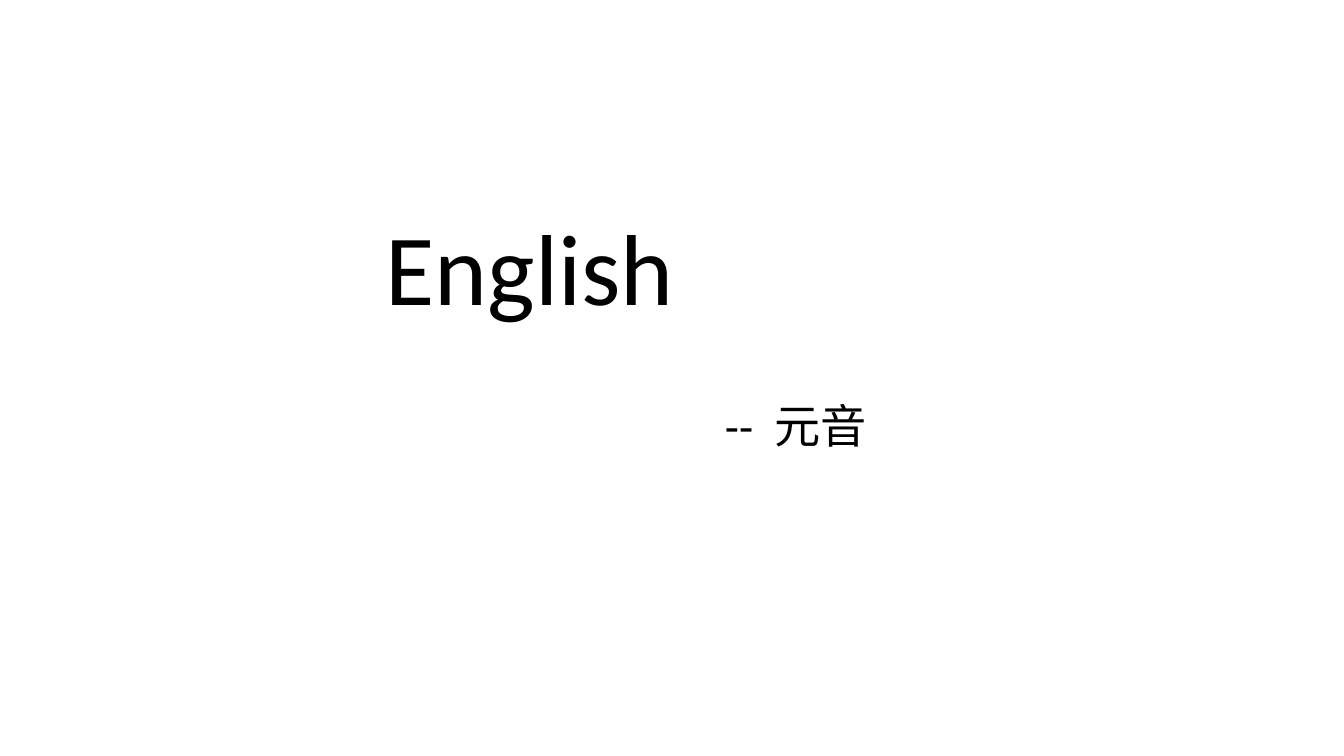
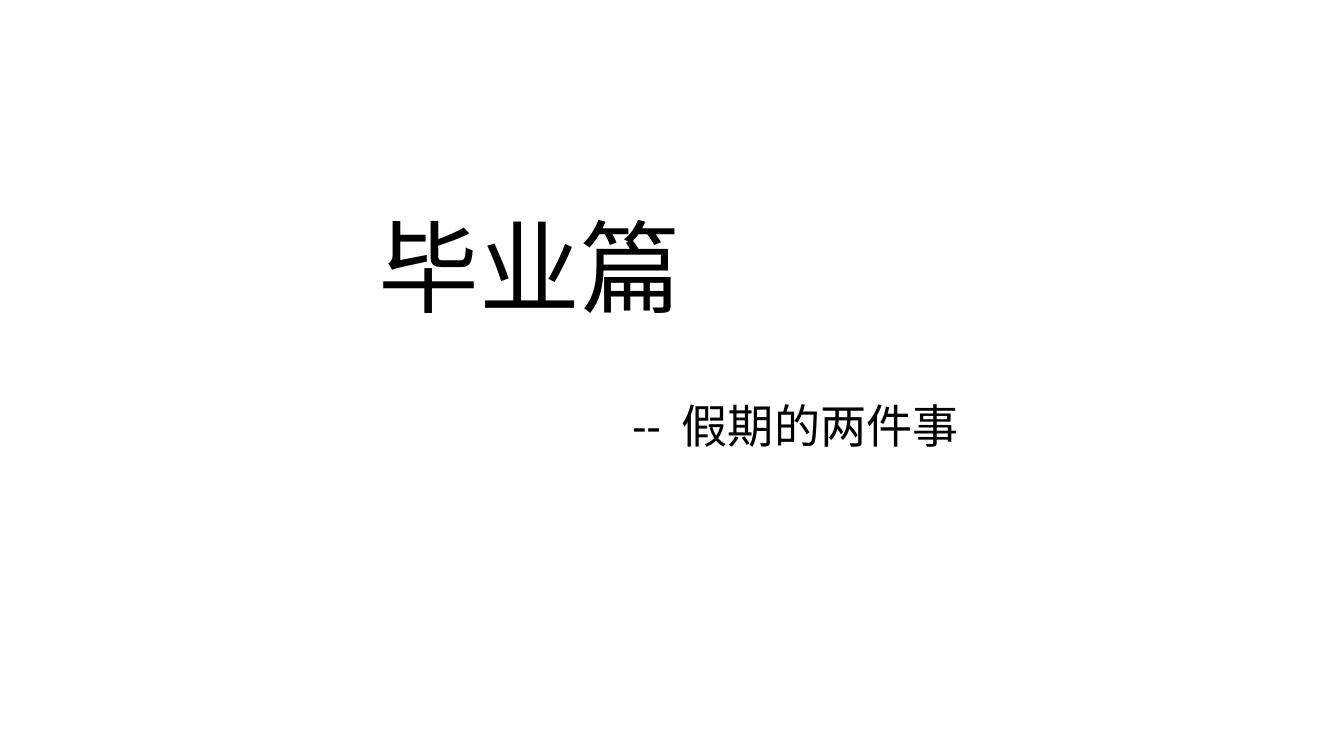
Before and after one commit to Kate-liu/Coder-Working, a slide deck: slide 4 of 9-Self article/标题Deno.pptx. Drawn at 1344x756 pixels with LibreOffice and Linux fonts; fonts in the diff are those of the drawing. Boxes give left, top, right and bottom in pixels: in the first picture for what was removed or moved away, otherwise in the second. Text is boxed around its words. In the diff, an @@ line names an element or a change of style, - is before the commit and + after.

```diff
--- a/9-Self article/标题Deno.pptx
+++ b/9-Self article/标题Deno.pptx
@@ title at (379, 220, 681, 313): text changed @@
-English
+毕业篇
@@ subtitle at (682, 404, 959, 447): text changed @@
--- 元音
+-- 假期的两件事
```
Also in this commit, not shown: 1 slide added, 1 slide removed, 4 other files.
